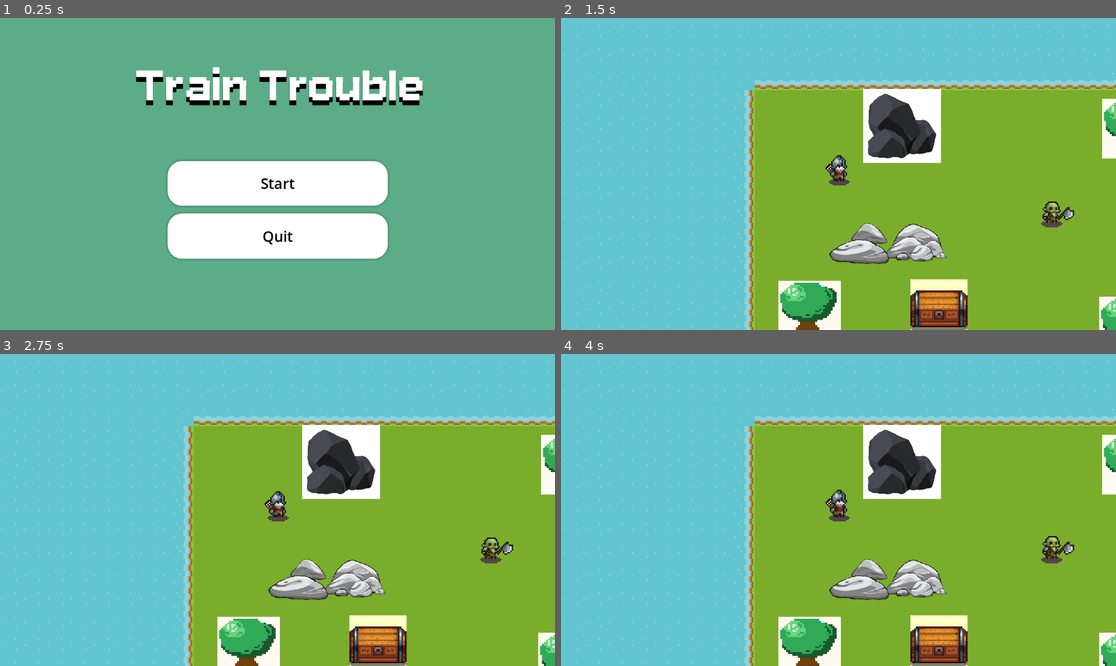
Above: before the commit, frames 1-4 (two rows, left to right).
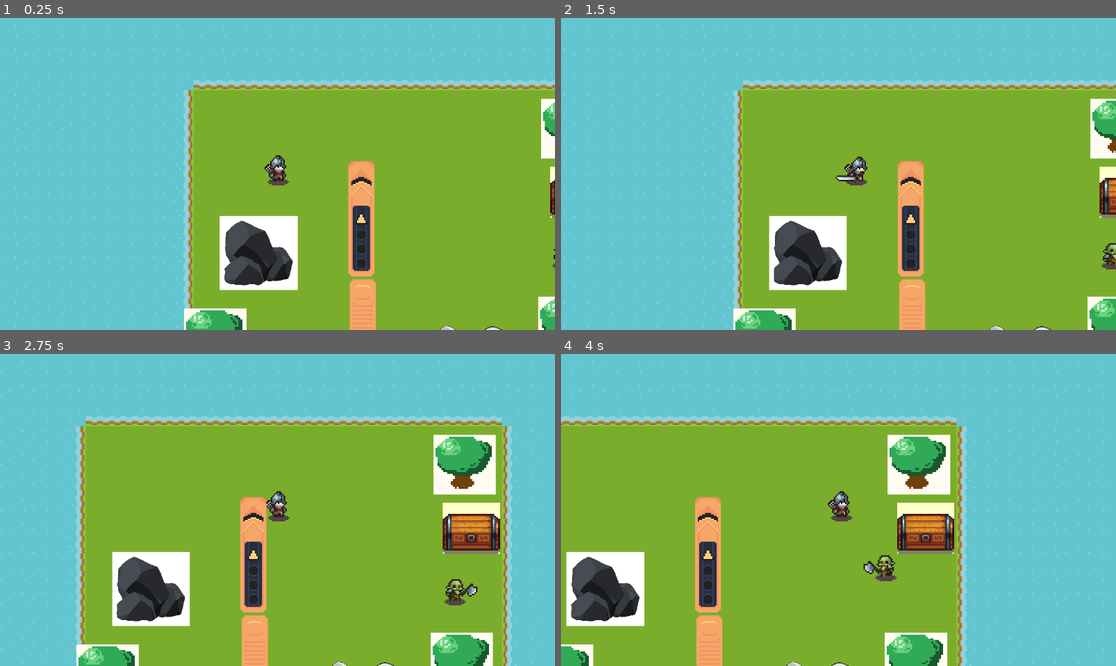
Above: after the commit, the same moments.

Repository: EyeAmTheOne/CS180_Project
Game: Godot game, scene res://main.tscn
The game is run twice, just before and just after one commit, with the same random seed, the same clock (stepped at 60 frames per second) and the same inputs. Before the commit the project starts from res://ui/menus/MainMenu.tscn.
Inputs (mouse positions are in pixels of both pictures, inside the frame that each line leads up to):
- Up to frame 1 (0.25 s): no input
- Up to frame 2 (1.5 s): click (838, 183) at 0.5 s, where only the run before the commit has a clickable "Start"; hold D (right) from 1.28 s (still down); tap E (interact) at 1.35 s
- Up to frame 3 (2.75 s): tap Space (train_stop, bound only after the commit) at 1.55, 2.1 s; release D (right) at 2.03 s; hold Down (train_down, bound only after the commit) from 2.03 s (still down); tap E (interact) at 2.3 s
- Up to frame 4 (4 s): release Down (train_down, bound only after the commit) at 2.78 s; hold D (right) 2.78-3.53 s; tap F (attack) at 2.85 s; tap Space (train_stop, bound only after the commit) at 3.05 s; hold Up (train_up, bound only after the commit) from 3.53 s (still down); tap E (interact) at 3.6 s

The runs differ from the first frame. In frame 1, 99% of the frame differs, in the area x 0-100%, y 0-100%; in frame 2, 19%; in frame 3, 41%; in frame 4, 62%.
Error before the commit: Parse Error: Expected expression after "or" operator. (res://player/player.gd:117)

Commit message:
Train system added: movement, fuel logic, scene updates, assets

Diff:
--- a/main.tscn
+++ b/main.tscn
@@ -1,12 +1,13 @@
-[gd_scene load_steps=11 format=4 uid="uid://cqow47bch5ocs"]
+[gd_scene load_steps=12 format=4 uid="uid://cqow47bch5ocs"]
 
 [ext_resource type="PackedScene" uid="uid://4v1f6nfxhn7v" path="res://player/Player.tscn" id="1_ig7tw"]
 [ext_resource type="Texture2D" uid="uid://did1a58w3unb7" path="res://assets/art/roguelikeSheet_transparent.png" id="2_0xm2m"]
 [ext_resource type="PackedScene" uid="uid://b413ipsgp3sfv" path="res://systems/ai/Enemy.tscn" id="3_h2yge"]
-[ext_resource type="PackedScene" uid="uid://meyktyfvtqk3" path="res://tree.tscn" id="4_1bvp3"]
-[ext_resource type="PackedScene" uid="uid://0sbh4k7pxmh2" path="res://chest1.tscn" id="5_lquwl"]
-[ext_resource type="PackedScene" uid="uid://c554asfb4pjcm" path="res://coal.tscn" id="6_7mycd"]
-[ext_resource type="PackedScene" uid="uid://b3sxbxfksydtf" path="res://metal.tscn" id="7_272bh"]
+[ext_resource type="PackedScene" uid="uid://meyktyfvtqk3" path="res://world/resources/tree.tscn" id="4_1bvp3"]
+[ext_resource type="PackedScene" uid="uid://cdfwah8u4kwwe" path="res://trainsimple.tscn" id="5_5vw27"]
+[ext_resource type="PackedScene" uid="uid://0sbh4k7pxmh2" path="res://world/resources/chest1.tscn" id="5_lquwl"]
+[ext_resource type="PackedScene" uid="uid://c554asfb4pjcm" path="res://world/resources/coal.tscn" id="6_7mycd"]
+[ext_resource type="PackedScene" uid="uid://b3sxbxfksydtf" path="res://world/resources/metal.tscn" id="7_272bh"]
 
 [sub_resource type="CircleShape2D" id="CircleShape2D_1bvp3"]
 
@@ -1837,10 +1838,10 @@
 tile_set = SubResource("TileSet_1bvp3")
 
 [node name="Enemy" parent="." instance=ExtResource("3_h2yge")]
-position = Vector2(175, 50)
+position = Vector2(225, 79)
 
 [node name="tree2" parent="." instance=ExtResource("4_1bvp3")]
-position = Vector2(202, 335)
+position = Vector2(179, 354)
 
 [node name="tree3" parent="." instance=ExtResource("4_1bvp3")]
 position = Vector2(424, 346)
@@ -1849,12 +1850,15 @@
 position = Vector2(426, 209)
 
 [node name="chest" parent="." instance=ExtResource("5_lquwl")]
-position = Vector2(214, 243)
+position = Vector2(353, 165.00002)
 scale = Vector2(0.6, 0.6)
 
 [node name="coal" parent="." instance=ExtResource("6_7mycd")]
-position = Vector2(266, 207)
+position = Vector2(209, 295)
 
 [node name="metal" parent="." instance=ExtResource("7_272bh")]
-position = Vector2(646, 723)
+position = Vector2(743, 794)
 scale = Vector2(3, 3)
+
+[node name="trainsimple" parent="." instance=ExtResource("5_5vw27")]
+position = Vector2(-264, 54)
--- a/player/player.gd
+++ b/player/player.gd
@@ -114,4 +114,5 @@
 # Diego: show UI popup when picking up items
 func _show_pickup_popup(text: String) -> void:
 	var ui = get_tree().get_first_node_in_group("ui")
-	if
+	if ui:
+		ui.show_pickup_popup(text)
--- a/project.godot
+++ b/project.godot
@@ -11,7 +11,7 @@
 [application]
 
 config/name="TrainTrouble"
-run/main_scene="uid://p448b8thhhhh"
+run/main_scene="uid://cqow47bch5ocs"
 config/features=PackedStringArray("4.5", "Forward Plus")
 config/icon="res://assets/art/icon.svg"
 
@@ -32,13 +32,11 @@
 up={
 "deadzone": 0.2,
 "events": [Object(InputEventKey,"resource_local_to_scene":false,"resource_name":"","device":-1,"window_id":0,"alt_press …(192 unchanged characters)…
-, Object(InputEventKey,"resource_local_to_scene":false,"resource_name":"","device":-1,"window_id":0,"alt_pressed":false,"shift_pressed":false,"ctrl_pressed":false,"meta_pressed":false,"pressed":false,"keycode":0,"physical_keycode":4194320,"key_label":0,"unicode":0,"location":0,"echo":false,"script":null)
 ]
 }
 down={
 "deadzone": 0.2,
 "events": [Object(InputEventKey,"resource_local_to_scene":false,"resource_name":"","device":-1,"window_id":0,"alt_press …(192 unchanged characters)…
-, Object(InputEventKey,"resource_local_to_scene":false,"resource_name":"","device":-1,"window_id":0,"alt_pressed":false,"shift_pressed":false,"ctrl_pressed":false,"meta_pressed":false,"pressed":false,"keycode":0,"physical_keycode":4194322,"key_label":0,"unicode":0,"location":0,"echo":false,"script":null)
 ]
 }
 attack={
@@ -52,6 +50,21 @@
 "events": [Object(InputEventKey,"resource_local_to_scene":false,"resource_name":"","device":-1,"window_id":0,"alt_press …(192 unchanged characters)…
 ]
 }
+train_up={
+"deadzone": 0.2,
+"events": [Object(InputEventKey,"resource_local_to_scene":false,"resource_name":"","device":0,"window_id":0,"alt_pressed":false,"shift_pressed":false,"ctrl_pressed":false,"meta_pressed":false,"pressed":false,"keycode":0,"physical_keycode":4194320,"key_label":0,"unicode":0,"location":0,"echo":false,"script":null)
+]
+}
+train_down={
+"deadzone": 0.2,
+"events": [Object(InputEventKey,"resource_local_to_scene":false,"resource_name":"","device":0,"window_id":0,"alt_pressed":false,"shift_pressed":false,"ctrl_pressed":false,"meta_pressed":false,"pressed":false,"keycode":0,"physical_keycode":4194322,"key_label":0,"unicode":0,"location":0,"echo":false,"script":null)
+]
+}
+train_stop={
+"deadzone": 0.2,
+"events": [Object(InputEventKey,"resource_local_to_scene":false,"resource_name":"","device":0,"window_id":0,"alt_pressed":false,"shift_pressed":false,"ctrl_pressed":false,"meta_pressed":false,"pressed":false,"keycode":0,"physical_keycode":32,"key_label":0,"unicode":0,"location":0,"echo":false,"script":null)
+]
+}
 
 [rendering]
 
--- /dev/null
+++ b/sprite_2d.gd
@@ -0,0 +1,11 @@
+extends Node2D
+
+@export var speed: float = 150.0
+
+func _ready() -> void:
+	print("TRAIN READY at y=", position.y)
+
+func _process(delta: float) -> void:
+	# ALWAYS move down so it's super obvious
+	position.y += speed * delta
+	print("y =", position.y)
--- /dev/null
+++ b/train_car.gd
@@ -0,0 +1,19 @@
+extends Node2D
+
+@export var engine: Node2D
+@export var follow_distance: float = 64.0
+@export var follow_speed: float = 10.0
+
+func _process(delta: float) -> void:
+	if engine == null:
+		return
+
+
+	var target_pos := engine.position + Vector2(0, follow_distance)
+
+
+	target_pos.x = engine.position.x
+	position.x = engine.position.x
+
+
+	position.y = lerp(position.y, target_pos.y, follow_speed * delta)
--- /dev/null
+++ b/train_engine.gd
@@ -0,0 +1,76 @@
+extends Node2D
+
+@export var speed: float = 150.0
+@export var top_y: float = -250.0
+@export var bottom_y: float = 250.0
+
+@export var require_fuel: bool = true
+@export var fuel_needed_to_start: int = 10
+@export var interaction_radius: float = 80.0  # how close player must be
+
+var fuel: int = 0
+var has_fuel: bool = false
+var direction: float = 0.0
+
+
+func _ready() -> void:
+	print("TrainEngine READY, fuel =", fuel)
+
+
+func _get_player() -> Node:
+	# assume your main scene root has a child called "Player"
+	var root := get_tree().current_scene
+	if root and root.has_node("Player"):
+		return root.get_node("Player")
+	return null
+
+
+func _try_add_fuel_from_player(player: Node) -> void:
+	# assumes player.gd has: var wood, var coal
+	var wood_to_use: int = min(player.wood, 10)
+	var coal_to_use: int = min(player.coal, 5)
+
+	if wood_to_use == 0 and coal_to_use == 0:
+		print("Not enough wood/coal for the train")
+		return
+
+	player.wood -= wood_to_use
+	player.coal -= coal_to_use
+
+	fuel += wood_to_use + coal_to_use
+	print("Added fuel:", wood_to_use, "wood,", coal_to_use, "coal. Total fuel =", fuel)
+
+	if fuel >= fuel_needed_to_start and not has_fuel:
+		has_fuel = true
+		print(" Train is now powered! You can move it.")
+
+
+func _process(delta: float) -> void:
+	# -------- INTERACT / FUEL --------
+	if Input.is_action_just_pressed("interact"):
+		var player := _get_player()
+		if player:
+			var dist := global_position.distance_to(player.global_position)
+			print("E PRESSED, distance to player =", dist)
+			if dist <= interaction_radius:
+				_try_add_fuel_from_player(player)
+			else:
+				print("Player too far from train to add fuel")
+		else:
+			print("E PRESSED but Player node not found")
+
+	# -------- FUEL GATE --------
+	if require_fuel and not has_fuel:
+		return
+
+	# -------- MOVEMENT --------
+	if Input.is_action_pressed("train_up"):
+		direction = -1.0
+	elif Input.is_action_pressed("train_down"):
+		direction = 1.0
+	elif Input.is_action_just_pressed("train_stop"):
+		direction = 0.0
+
+	if direction != 0.0:
+		position.y += speed * direction * delta
+		position.y = clamp(position.y, top_y, bottom_y)
--- /dev/null
+++ b/trainsimple.tscn
@@ -0,0 +1,31 @@
+[gd_scene load_steps=6 format=3 uid="uid://cdfwah8u4kwwe"]
+
+[ext_resource type="Texture2D" uid="uid://w0yuutvmclty" path="res://assets/art/train_engine.png" id="1_c0qu6"]
+[ext_resource type="Script" uid="uid://chtrww0hv100l" path="res://train_engine.gd" id="2_yxke8"]
+[ext_resource type="Texture2D" uid="uid://bi3rekkmtlprl" path="res://assets/art/train_car.png" id="3_q7v4y"]
+[ext_resource type="Script" uid="uid://crhhoy20jep7" path="res://train_car.gd" id="4_10pg1"]
+
+[sub_resource type="RectangleShape2D" id="RectangleShape2D_c0qu6"]
+size = Vector2(80, 25)
+
+[node name="trainsimple" type="Node2D"]
+
+[node name="TrainEngine" type="Sprite2D" parent="."]
+position = Vector2(350, 0)
+rotation = 1.5707964
+texture = ExtResource("1_c0qu6")
+script = ExtResource("2_yxke8")
+
+[node name="TrainCar" type="Sprite2D" parent="TrainEngine"]
+position = Vector2(82, -1)
+texture = ExtResource("3_q7v4y")
+script = ExtResource("4_10pg1")
+
+[node name="Camera2D" type="Camera2D" parent="TrainEngine"]
+rotation = -1.5707964
+
+[node name="interactarea" type="Area2D" parent="TrainEngine"]
+
+[node name="CollisionShape2D" type="CollisionShape2D" parent="TrainEngine/interactarea"]
+position = Vector2(-2, -0.5)
+shape = SubResource("RectangleShape2D_c0qu6")
Binary file added: assets/art/switch_left.png
Not shown, added: assets/art/switch_left.png.import
Binary file added: assets/art/track.png
Not shown, added: assets/art/track.png.import
Binary file added: assets/art/train_car.png
Not shown, added: assets/art/train_car.png.import
Binary file added: assets/art/train_engine.png
Not shown, added: assets/art/train_engine.png.import
Binary file added: assets/art/train_wheels.png
Not shown, added: assets/art/train_wheels.png.import
Not shown, added: sprite_2d.gd.uid
Not shown, added: train_car.gd.uid
(and 3 more such lines)
